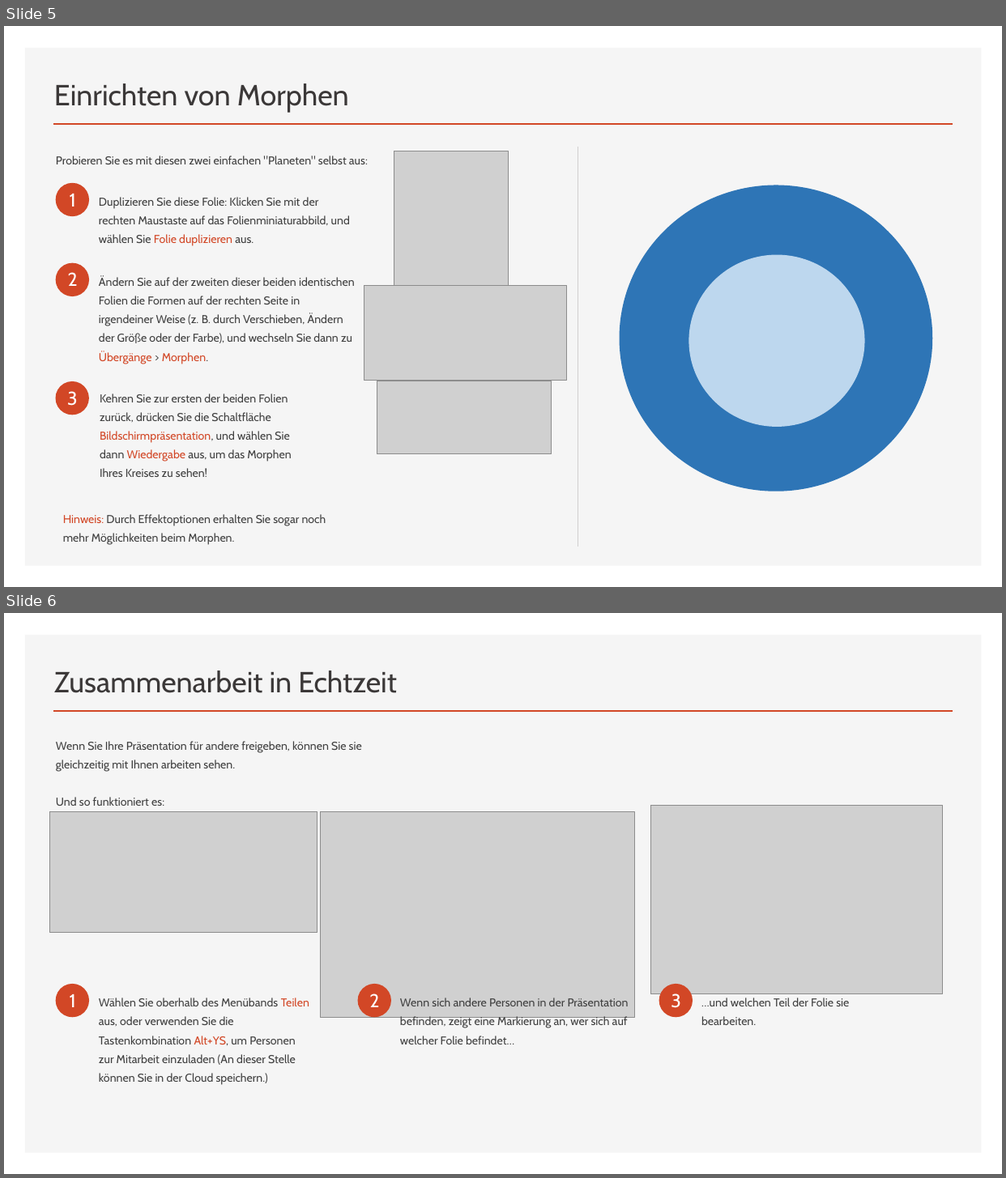
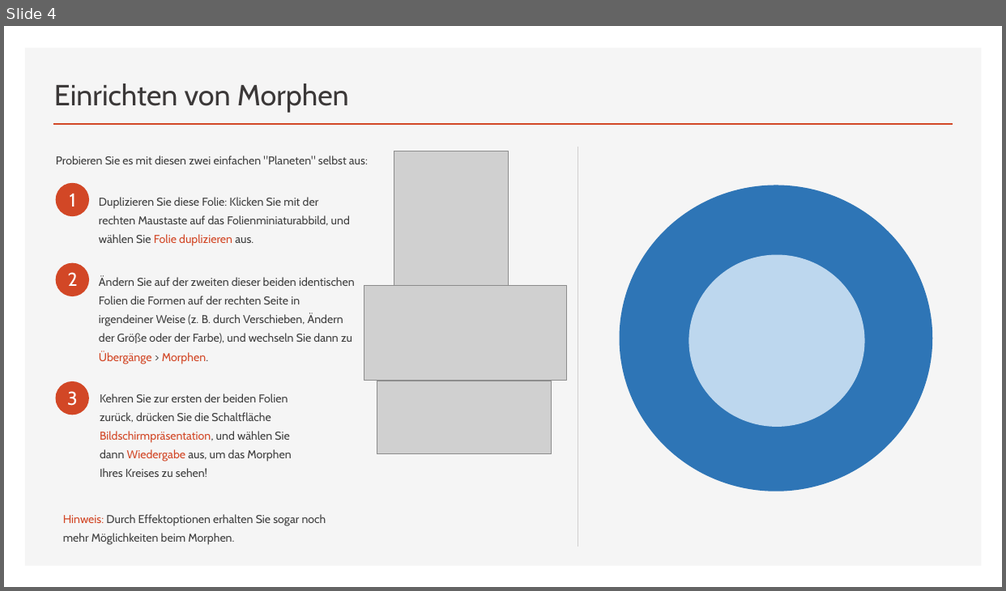
Before and after one commit to annapuu/gruppe3, a slide deck: 4_Presentation/Präsentation.pptx. Shown one above the other, each under a label of ours: slides 5 and 6 before the commit, slide 4 after it. The pictures are 1006x1178 and 1006x591 pixels, drawn with LibreOffice and Linux fonts; fonts in the diff are those of the drawing; grey boxes stand for pictures. Boxes give left, top, right and bottom in pixels: in the first picture for what was removed or moved away, otherwise in the second. Text is boxed around its words. In the diff, an @@ line names an element or a change of style, - is before the commit and + after.

```diff
--- a/4_Presentation/Präsentation.pptx
+++ b/4_Presentation/Präsentation.pptx
@@ slide 6 removed at [4, 613, 1002, 1174], background #FFFFFF; not listed: 2 template elements that a slide beside it also shows @@
@@ title removed at [54, 671, 397, 693] @@
-Zusammenarbeit in Echtzeit
@@ text removed at [56, 741, 362, 806] @@
-Wenn Sie Ihre Präsentation für andere freigeben, können Sie sie gleichzeitig mit Ihnen arbeiten sehen.
-Und so funktioniert es:
@@ picture removed at [651, 806, 943, 994] @@
@@ picture removed at [49, 811, 317, 932] @@
@@ picture removed at [320, 812, 634, 1018] @@
@@ ellipse removed at [56, 984, 89, 1018] @@
@@ text removed at [70, 995, 76, 1007] @@
-1
@@ text removed at [99, 998, 309, 1085] @@
-Wählen Sie oberhalb des Menübands Teilen aus, oder verwenden Sie die Tastenkombination Alt+YS, um Personen zur Mitarbeit einzuladen (An dieser Stelle können Sie in der Cloud speichern.)
@@ ellipse removed at [358, 984, 392, 1018] @@
@@ text removed at [369, 994, 379, 1007] @@
-2
@@ text removed at [400, 998, 629, 1045] @@
-Wenn sich andere Personen in der Präsentation befinden, zeigt eine Markierung an, wer sich auf welcher Folie befindet…
@@ ellipse removed at [659, 984, 692, 1018] @@
@@ text removed at [671, 994, 681, 1008] @@
-3
@@ text removed at [701, 998, 849, 1025] @@
-…und welchen Teil der Folie sie bearbeiten.
@@ what was slide 5 is now slide 4 @@
```
Also in this commit, not shown: 2 slides changed, 3 other slides removed.
